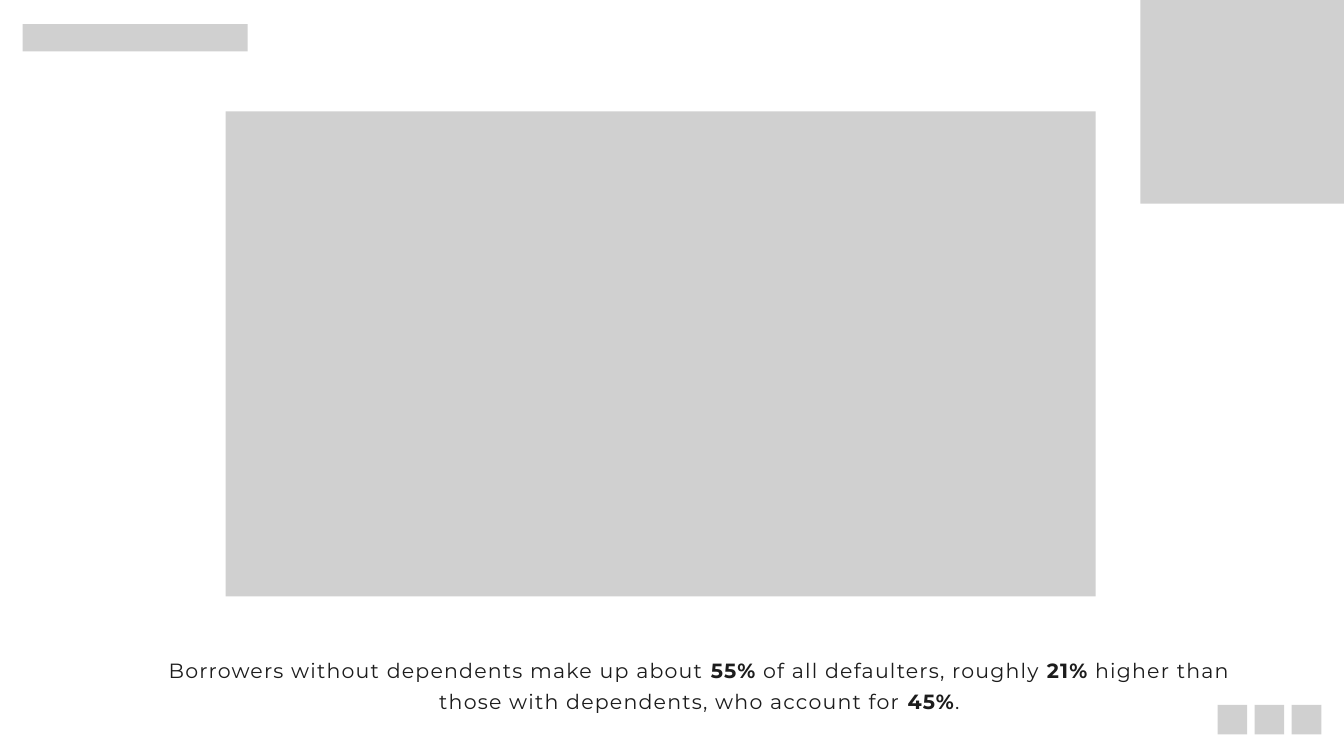
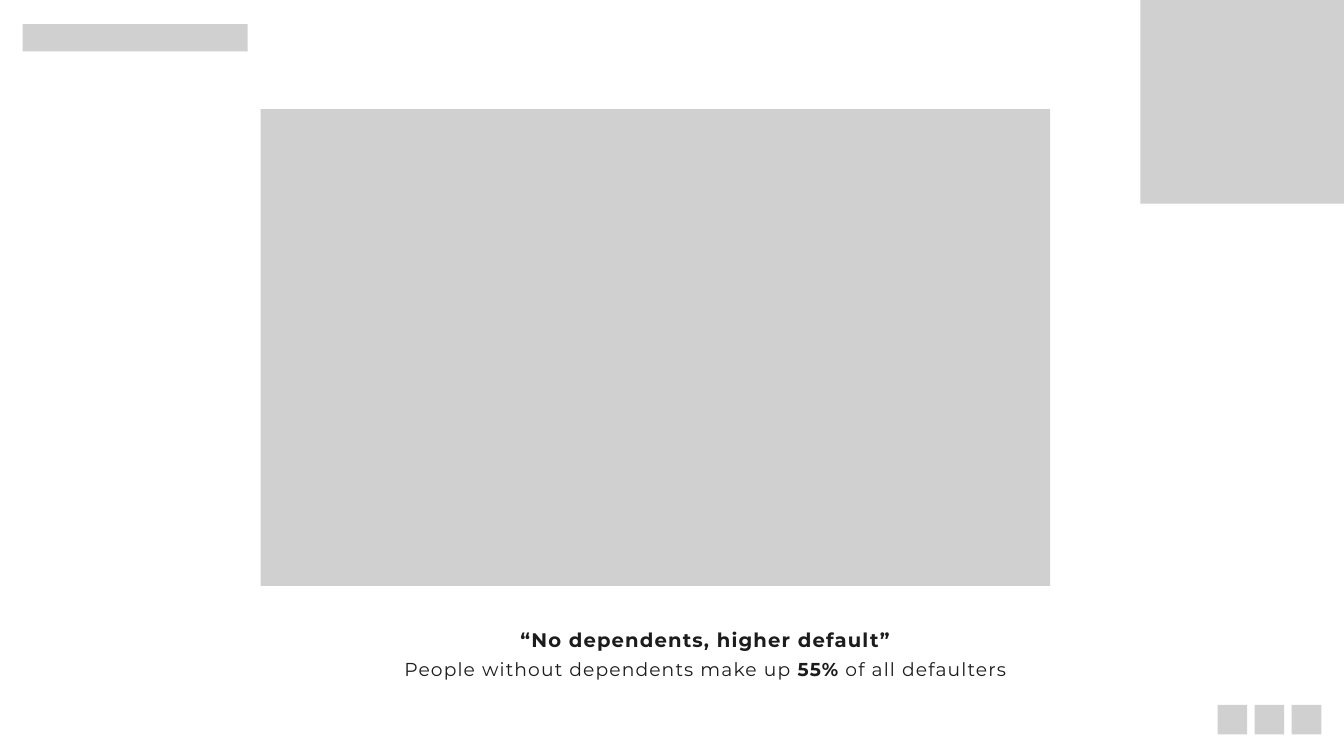
Before and after one commit to aliraza-data/Loan-Default-Risk-Analysis, a slide deck: slide 16 of Presentation/Project_Presentation.pptx (slide 9 before the commit). Drawn at 1344x756 pixels with LibreOffice and Linux fonts; fonts in the diff are those of the drawing; grey boxes stand for pictures. Boxes give left, top, right and bottom in pixels: in the first picture for what was removed or moved away, otherwise in the second. Text is boxed around its words. In the diff, an @@ line names an element or a change of style, - is before the commit and + after.

```diff
--- a/Presentation/Project_Presentation.pptx
+++ b/Presentation/Project_Presentation.pptx
@@ picture: place and size @@
-picture at box(226, 112, 1095, 597)
+picture at box(261, 109, 1050, 586)
@@ text at box(404, 631, 1006, 680): text changed; size 22 to 20 pt @@
-Borrowers without dependents make up about 55% of all defaulters, roughly 21% higher than those with dependents, who account for 45%.
+“No dependents, higher default”
+People without dependents make up 55% of all defaulters
```
Also in this commit, not shown: 5 other slides changed, 20 slides added, 9 slides removed.
